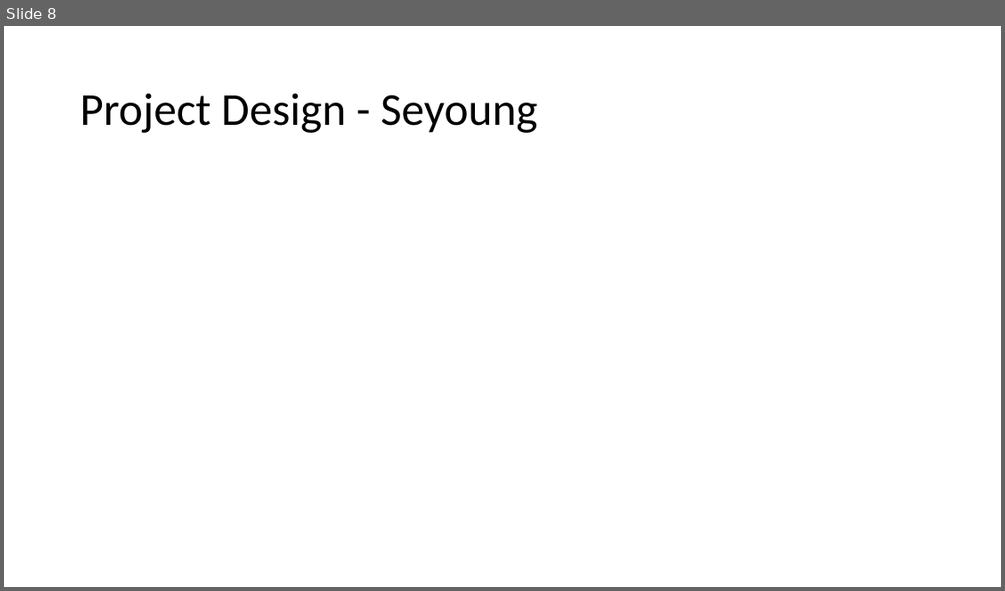
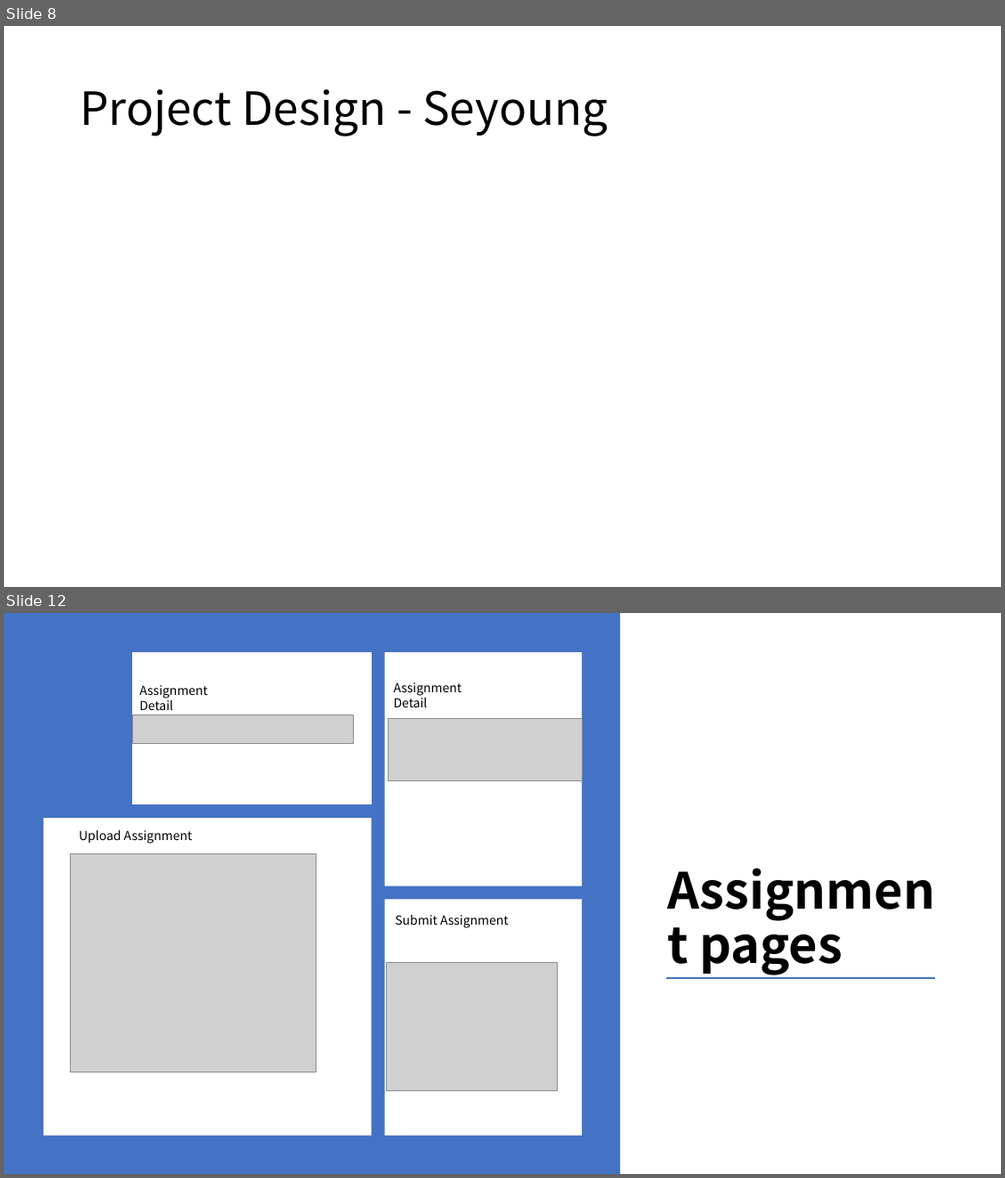
Before and after one commit to BrissyKim/group14, a slide deck: Capstone Management.pptx. Shown one above the other, each under a label of ours: slide 8 before the commit, slides 8 and 12 after it; the slides between them are not shown. The pictures are 1005x591 and 1005x1178 pixels, drawn with LibreOffice and Linux fonts; fonts in the diff are those of the drawing; grey boxes stand for pictures. Boxes give left, top, right and bottom in pixels: in the first picture for what was removed or moved away, otherwise in the second. Text is boxed around its words. In the diff, an @@ line names an element or a change of style, - is before the commit and + after.

```diff
--- a/Capstone Management.pptx
+++ b/Capstone Management.pptx
@@ slide 12 added at (4, 613, 1001, 1174), background #FFFFFF @@
@@ rectangle added at (4, 613, 620, 1174), fill #4472C4 @@
@@ rectangle added at (133, 653, 372, 804), fill #FFFFFF @@
@@ rectangle added at (385, 653, 582, 886), fill #FFFFFF @@
@@ text added at (139, 685, 208, 710), 12 pt, text #000000 @@
+Assignment Detail
@@ text added at (394, 682, 462, 707), 12 pt, text #000000 @@
+Assignment Detail
@@ picture added at (133, 715, 354, 744) @@
@@ picture added at (388, 718, 582, 780) @@
@@ rectangle added at (44, 818, 372, 1135), fill #FFFFFF @@
@@ text added at (79, 830, 193, 844), 12 pt, text #000000 @@
+Upload Assignment
@@ picture added at (70, 854, 316, 1072) @@
@@ rectangle added at (385, 900, 582, 1135), fill #FFFFFF @@
@@ text added at (395, 915, 509, 928), 12 pt, text #000000 @@
+Submit Assignment
@@ text added at (699, 912, 842, 975), 48 pt, text #000000, bold @@
+Assignment pages
@@ picture added at (386, 962, 558, 1091) @@
@@ line added from (666, 978) to (935, 978), #4472C4 1.5 pt @@
@@ slide 8 changed as well @@
@@ title "Project Design - Seyoung" at (80, 89, 607, 136): font Calibri to Noto Sans CJK KR @@
```
Also in this commit, not shown: 7 other slides changed, 4 other slides added, 1 slide removed.
